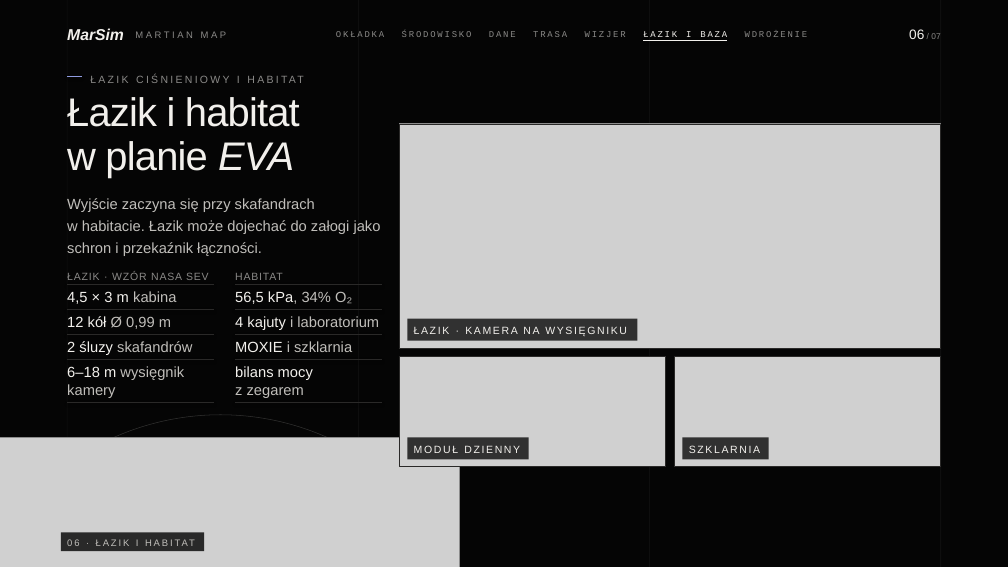
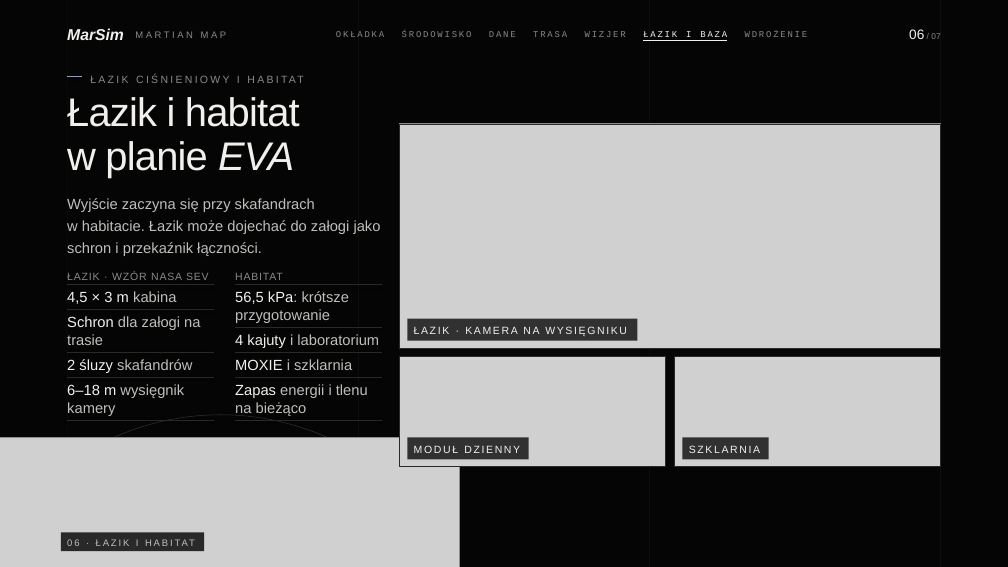
Before and after one commit to Aqayooooo/MarSim, a slide deck: slide 6 of prezentacja/MarSim-prezentacja.pptx. Drawn at 1008x567 pixels with LibreOffice and Linux fonts; fonts in the diff are those of the drawing; grey boxes stand for pictures. Boxes give left, top, right and bottom in pixels: in the first picture for what was removed or moved away, otherwise in the second. Text is boxed around its words. In the diff, an @@ line names an element or a change of style, - is before the commit and + after.

```diff
--- a/prezentacja/MarSim-prezentacja.pptx
+++ b/prezentacja/MarSim-prezentacja.pptx
@@ text at (x1=235, y1=291, x2=349, y2=323): text changed; text colour #F2F0EC to #C0BEBA @@
-56,5 kPa, 34% O₂
+56,5 kPa: krótsze przygotowanie
@@ text at (x1=67, y1=316, x2=200, y2=345): text changed @@
-12 kół Ø 0,99 m
+Schron dla załogi na trasie
@@ 5 lines, 4 texts moved together from (x1=67, y1=309, x2=383, y2=402) to (x1=67, y1=327, x2=383, y2=420) @@
@@ line moved from (67, 360) - (214, 360) to (67, 377) - (214, 377) @@
@@ line moved from (235, 360) - (383, 360) to (235, 377) - (383, 377) @@
@@ text at (x1=235, y1=384, x2=368, y2=416): text changed; text colour #F2F0EC to #C0BEBA @@
-bilans mocy z zegarem
+Zapas energii i tlenu na bieżąco
```
Also in this commit, not shown: 5 other slides changed, 7 other files.
